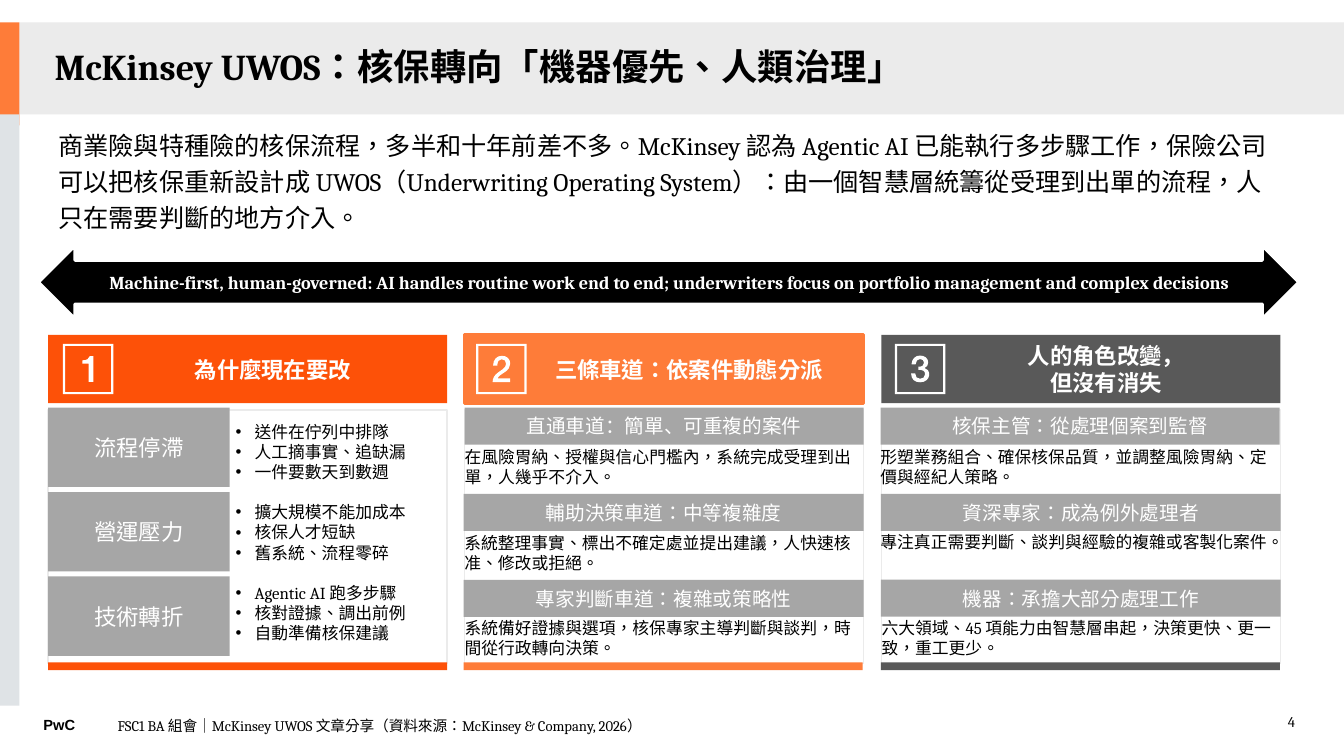
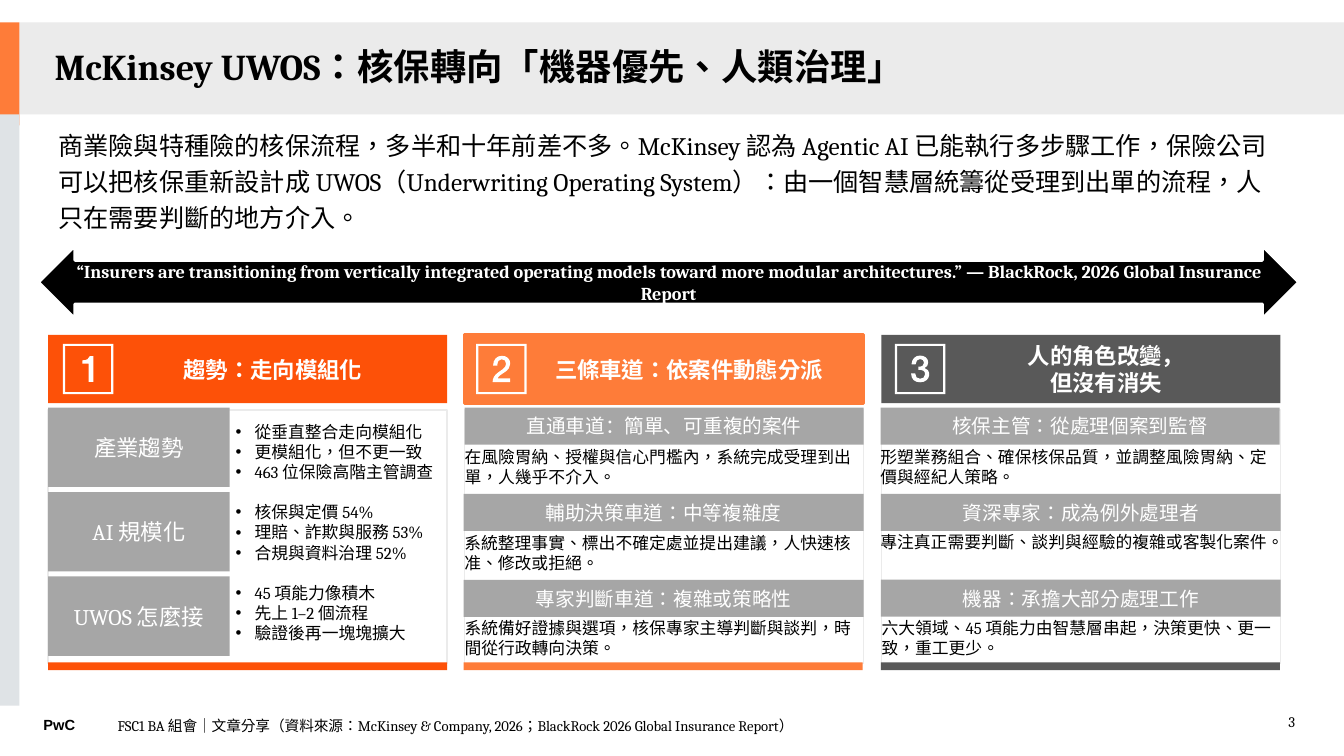
Before and after one commit to Robshao/PwC_FSC1, a slide deck: slide 3 of pwc-fsc1-ai-short-vid/07-ba-team-meeting-1021/BA組會分享_1106.pptx (slide 4 before the commit). Drawn at 1344x756 pixels with LibreOffice and Linux fonts; fonts in the diff are those of the drawing. Boxes give left, top, right and bottom in pixels: in the first picture for what was removed or moved away, otherwise in the second. Text is boxed around its words. In the diff, an @@ line names an element or a change of style, - is before the commit and + after.

```diff
--- a/pwc-fsc1-ai-short-vid/07-ba-team-meeting-1021/BA組會分享_1106.pptx
+++ b/pwc-fsc1-ai-short-vid/07-ba-team-meeting-1021/BA組會分享_1106.pptx
@@ text in left right arrow at (77, 261, 1261, 305): text changed @@
-Machine-first, human-governed: AI handles routine work end to end; underwriters focus on portfolio management and complex decisions
+“Insurers are transitioning from vertically integrated operating models toward more modular architectures.” — BlackRock, 2026 Global Insurance Report
@@ text in rectangle at (184, 359, 363, 380): text changed @@
-為什麼現在要改
+趨勢：走向模組化
@@ text in rectangle at (94, 437, 183, 458): text changed @@
-流程停滯
+產業趨勢
@@ text at (255, 424, 433, 480): text changed @@
-• 送件在佇列中排隊
-• 人工摘事實、追缺漏
-• 一件要數天到數週
+• 從垂直整合走向模組化
+• 更模組化，但不更一致
+• 463 位保險高階主管調查
@@ text at (255, 504, 424, 561): text changed @@
-• 擴大規模不能加成本
-• 核保人才短缺
-• 舊系統、流程零碎
+• 核保與定價 54%
+• 理賠、詐欺與服務 53%
+• 合規與資料治理 52%
@@ text in rectangle at (92, 521, 185, 542): text changed @@
-營運壓力
+AI 規模化
@@ text at (255, 585, 406, 641): text changed @@
-• Agentic AI 跑多步驟
-• 核對證據、調出前例
-• 自動準備核保建議
+• 45 項能力像積木
+• 先上 1–2 個流程
+• 驗證後再一塊塊擴大
@@ text in rectangle at (74, 606, 204, 627): text changed @@
-技術轉折
+UWOS 怎麼接
@@ text at (118, 718, 793, 734): text changed @@
-FSC1 BA 組會｜McKinsey UWOS 文章分享（資料來源：McKinsey & Company, 2026）
+FSC1 BA 組會｜文章分享（資料來源：McKinsey & Company, 2026；BlackRock 2026 Global Insurance Report）
@@ page number at (1288, 717, 1295, 727): text changed @@
-4
+3
```
Also in this commit, not shown: 5 other slides changed, 3 slides added, 2 slides removed, 1 other file.
